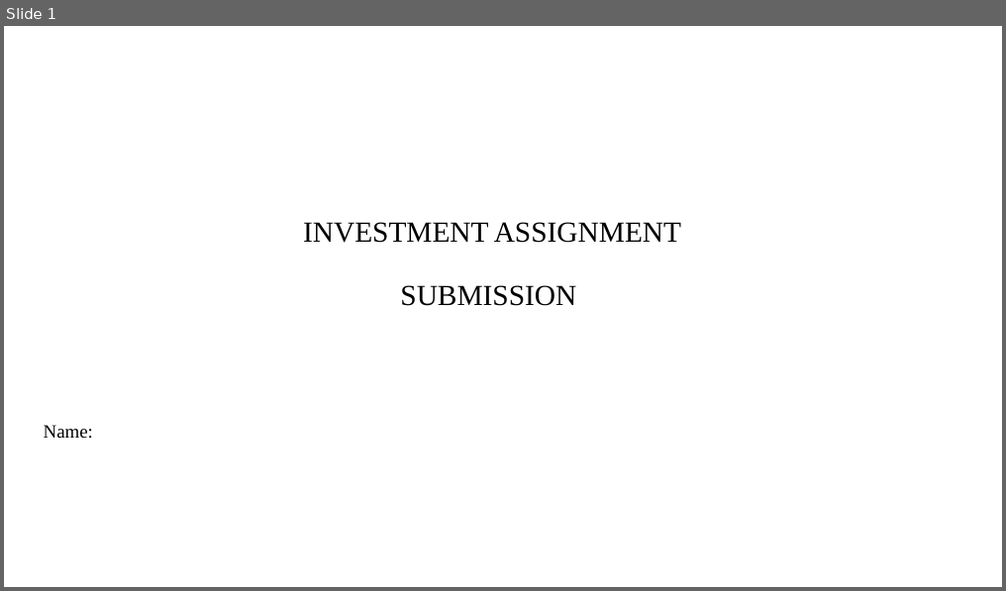
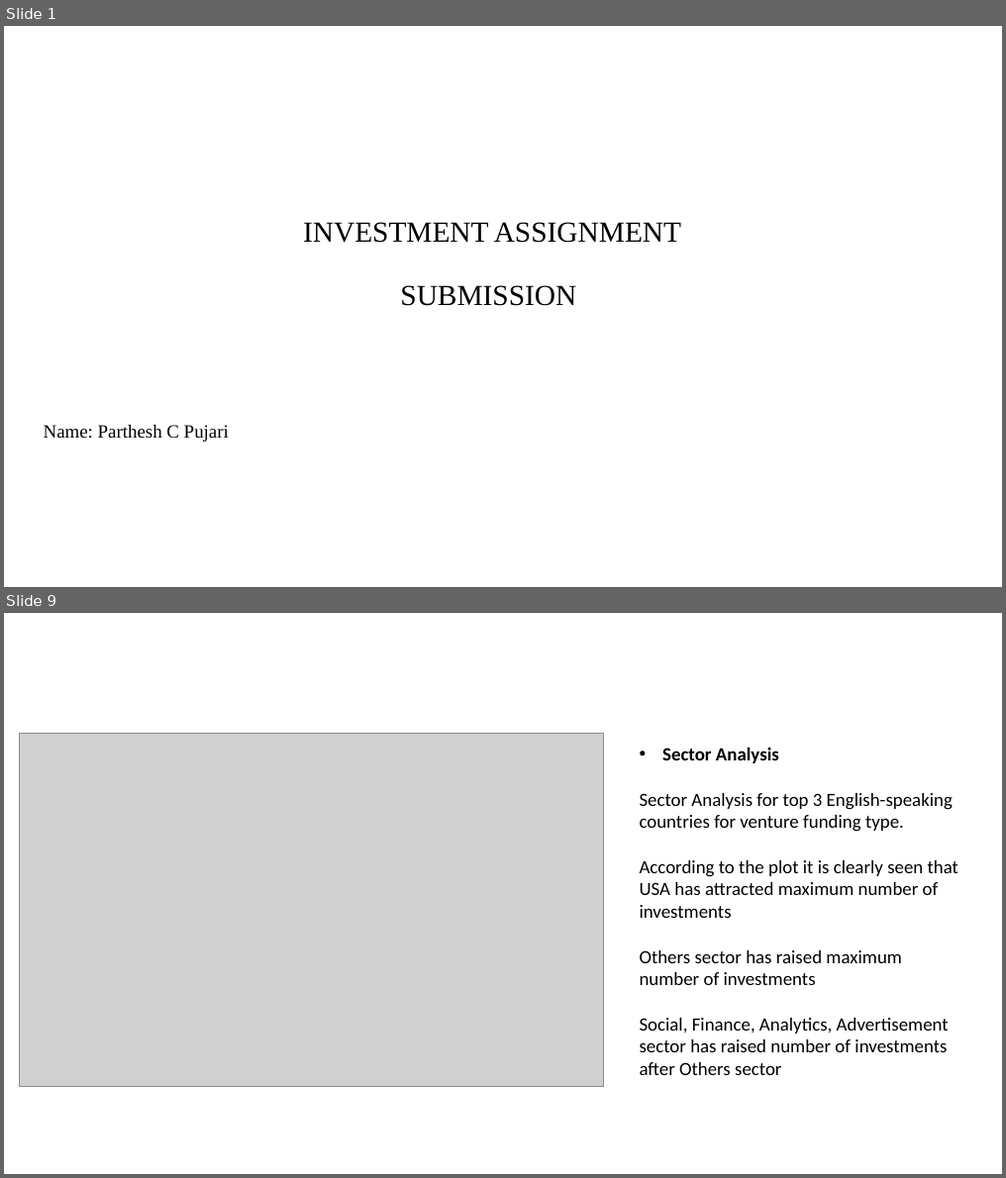
Before and after one commit to PCP4Dev/AI, a slide deck: InvestmentAssignment/INVEST.pptx. Shown one above the other, each under a label of ours: slide 1 before the commit, slides 1 and 9 after it; the slides between them are not shown. The pictures are 1006x591 and 1006x1178 pixels, drawn with LibreOffice and Linux fonts; fonts in the diff are those of the drawing; grey boxes stand for pictures; background and template pictures are left out. Boxes give left, top, right and bottom in pixels: in the first picture for what was removed or moved away, otherwise in the second. Text is boxed around its words. In the diff, an @@ line names an element or a change of style, - is before the commit and + after.

```diff
--- a/InvestmentAssignment/INVEST.pptx
+++ b/InvestmentAssignment/INVEST.pptx
@@ slide 9 added at box(4, 613, 1002, 1174), background #FFFFFF @@
@@ picture added at box(19, 734, 604, 1086) @@
@@ text added at box(640, 747, 958, 1075), 18 pt, text #000000 @@
+• Sector Analysis
+Sector Analysis for top 3 English-speaking countries for venture funding type.
+According to the plot it is clearly seen that
+USA has attracted maximum number of investments
+Others sector has raised maximum number of investments
+Social, Finance, Analytics, Advertisement sector has raised number of investments after Others sector
@@ slide 1 changed as well @@
@@ subtitle at box(44, 425, 229, 442): text changed @@
-Name:
+Name: Parthesh C Pujari
```
Also in this commit, not shown: 3 other slides changed, 5 other slides added, 6 slides removed, 2 other files.
